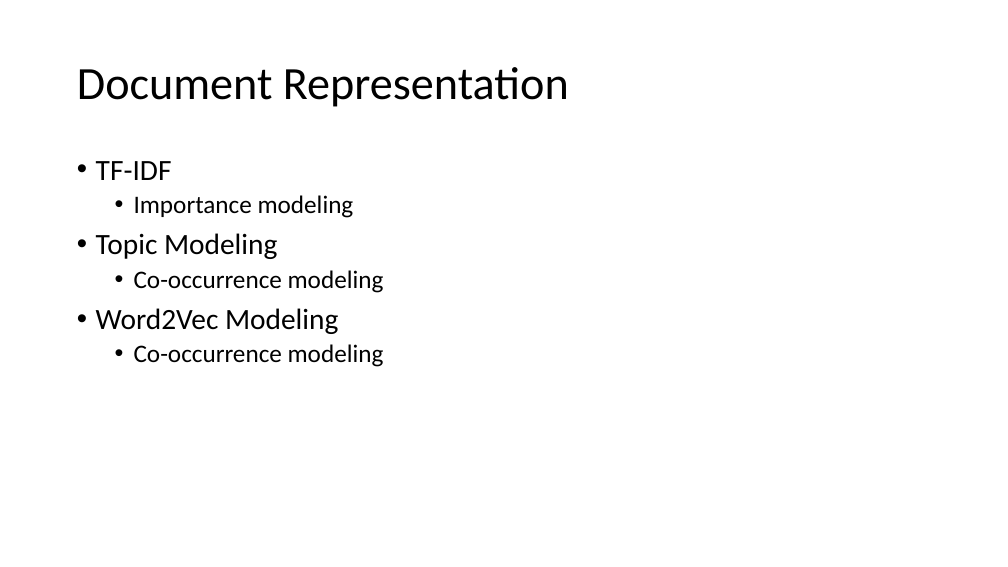
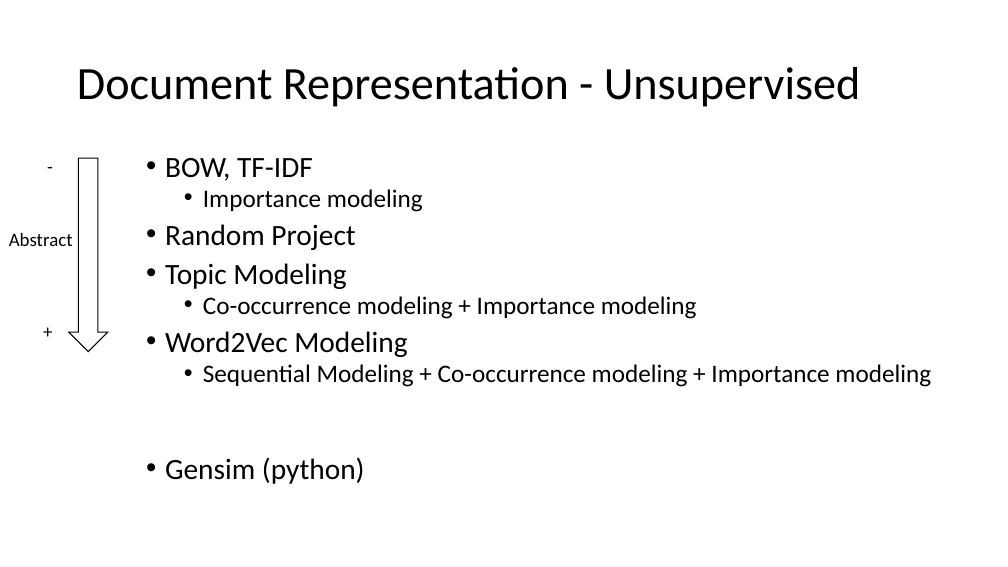
Before and after one commit to jirachikai/nlp-tutorial, a slide deck: slide 7 of slides.pptx (slide 6 before the commit). Drawn at 1008x567 pixels with LibreOffice and Linux fonts; fonts in the diff are those of the drawing. Boxes give left, top, right and bottom in pixels: in the first picture for what was removed or moved away, otherwise in the second. Text is boxed around its words. In the diff, an @@ line names an element or a change of style, - is before the commit and + after.

```diff
--- a/slides.pptx
+++ b/slides.pptx
@@ title at bbox=[77, 67, 861, 107]: text changed @@
-Document Representation
+Document Representation - Unsupervised
@@ text added at bbox=[40, 151, 61, 181], 18 pt, text #000000 @@
+-
@@ down arrow added at bbox=[69, 158, 107, 352], fill #FFFFFF, outline #000000 1 pt @@
@@ text "BOW, TF-IDF": place and size @@
-text "BOW, TF-IDF" at bbox=[96, 161, 384, 367]
+text "BOW, TF-IDF" at bbox=[165, 158, 931, 484]
@@ text at bbox=[165, 158, 313, 181]: text changed @@
-• TF-IDF
+• BOW, TF-IDF
@@ text at bbox=[165, 189, 423, 357]: line spacing 0.9 to 0.8 @@
@@ text added at bbox=[9, 233, 73, 246], 18 pt, text #000000 @@
+Abstract
@@ text at bbox=[165, 224, 355, 250]: paragraph added @@
+• Random Project
@@ text at bbox=[203, 296, 697, 319]: text changed @@
-  • Co-occurrence modeling
+  • Co-occurrence modeling + Importance modeling
@@ text added at bbox=[36, 315, 60, 346], 18 pt, text #000000 @@
++
@@ text at bbox=[165, 364, 931, 484]: text changed @@
-  • Co-occurrence modeling
+  • Sequential Modeling + Co-occurrence modeling + Importance modeling
+• Gensim (python)
```
Also in this commit, not shown: 3 other slides changed, 9 slides added, 1 slide removed, 3 other files.
